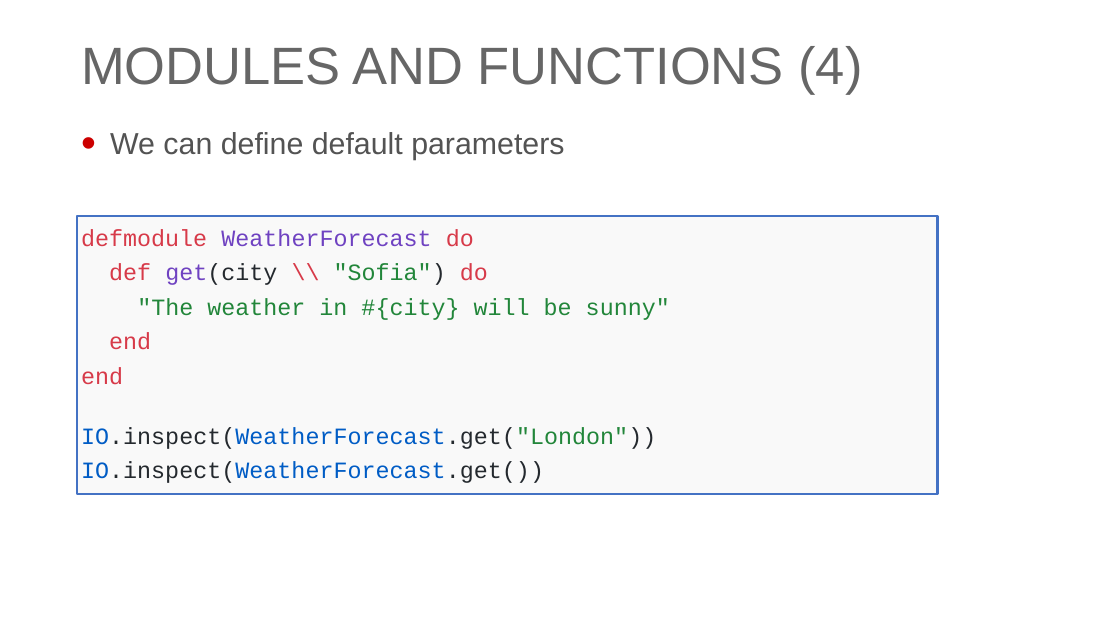
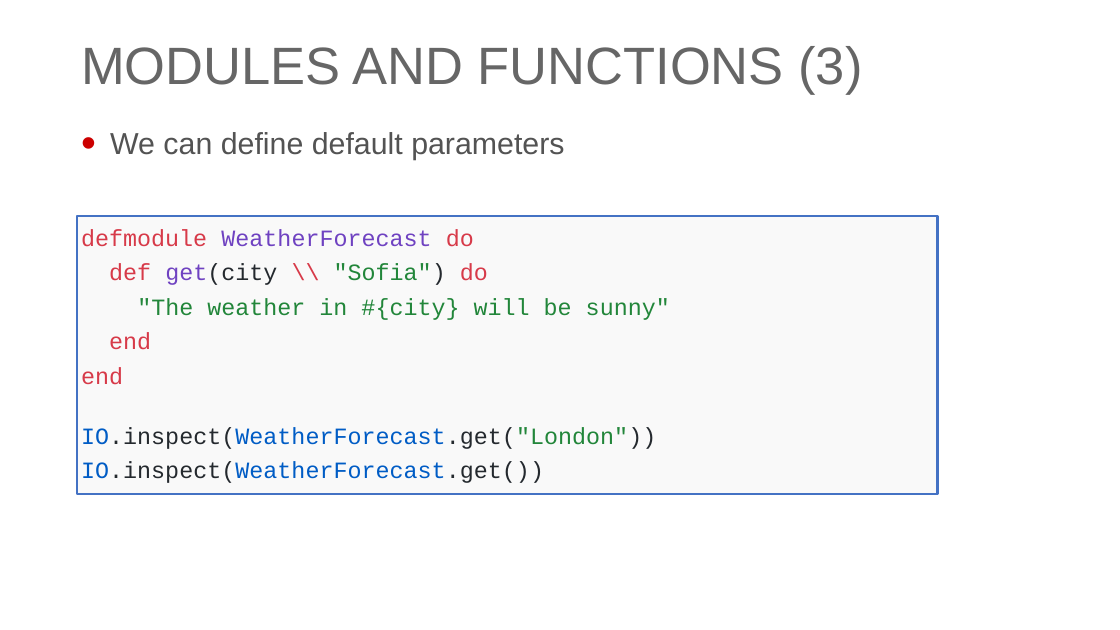
Before and after one commit to georgiyolovski/elixir-workshop, a slide deck: slide 19 of day1/Elixir - Day 1.pptx (slide 28 before the commit). Drawn at 1120x630 pixels with LibreOffice and Linux fonts; fonts in the diff are those of the drawing; background and template pictures are left out. Boxes give left, top, right and bottom in pixels: in the first picture for what was removed or moved away, otherwise in the second. Text is boxed around its words. In the diff, an @@ line names an element or a change of style, - is before the commit and + after.

```diff
--- a/day1/Elixir - Day 1.pptx
+++ b/day1/Elixir - Day 1.pptx
@@ title at (81,46,862,95): text changed @@
-MODULES AND FUNCTIONS (4)
+MODULES AND FUNCTIONS (3)
```
Also in this commit, not shown: 6 other slides changed, 3 slides added.
